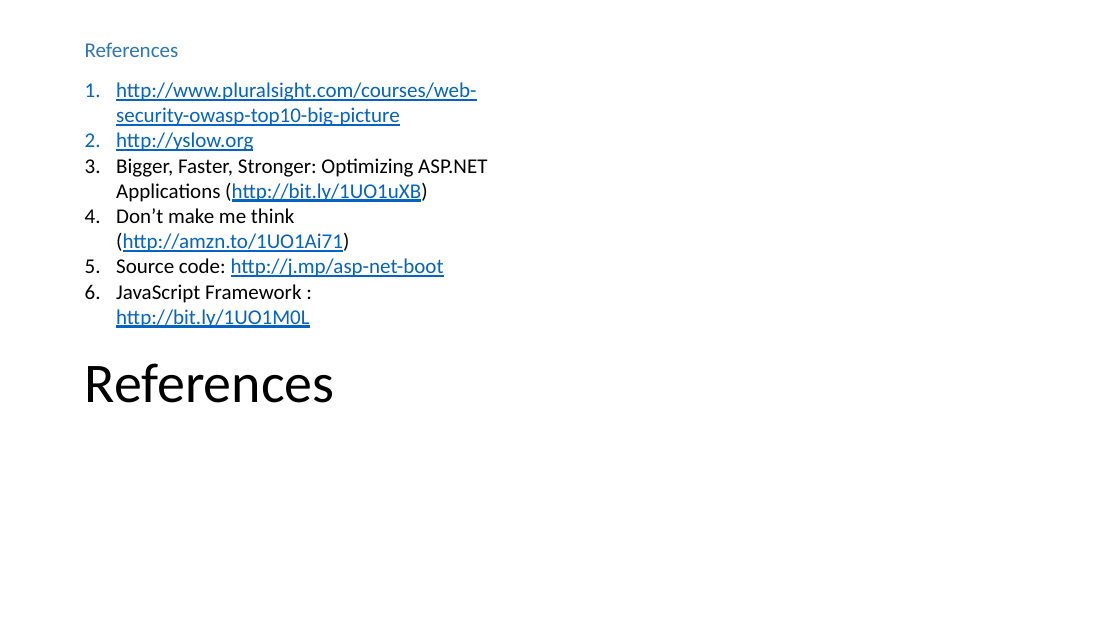
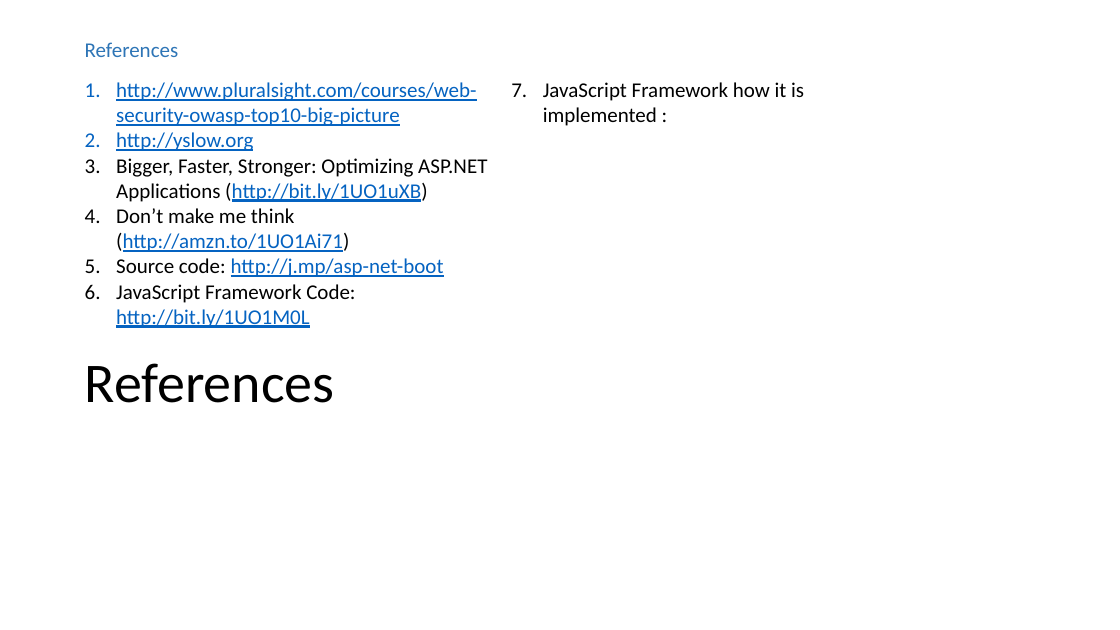
Before and after one commit to accorddeveloper/ASP.NET-MVC-Bootstrapper-Installed-Example, a slide deck: slide 11 of ASP.NET Presentation_2.pptx. Drawn at 1120x630 pixels with LibreOffice and Linux fonts; fonts in the diff are those of the drawing. Boxes give left, top, right and bottom in pixels: in the first picture for what was removed or moved away, otherwise in the second. Text is boxed around its words. In the diff, an @@ line names an element or a change of style, - is before the commit and + after.

Commit message:
slide-change-references
slide-change-references

```diff
--- a/ASP.NET Presentation_2.pptx
+++ b/ASP.NET Presentation_2.pptx
@@ text added at box(543, 82, 804, 126), 18 pt, text #000000 @@
+7. JavaScript Framework how it is implemented :
@@ text at box(116, 284, 355, 328): text changed; text colour #0563C1 to #000000 @@
-6. JavaScript Framework : http://bit.ly/1UO1M0L
+6. JavaScript Framework Code: http://bit.ly/1UO1M0L
```
